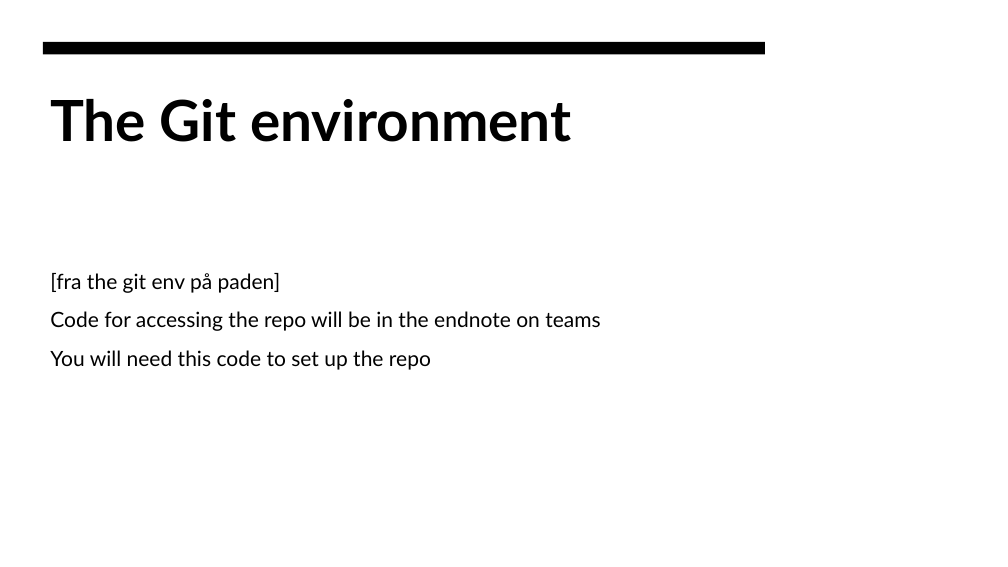
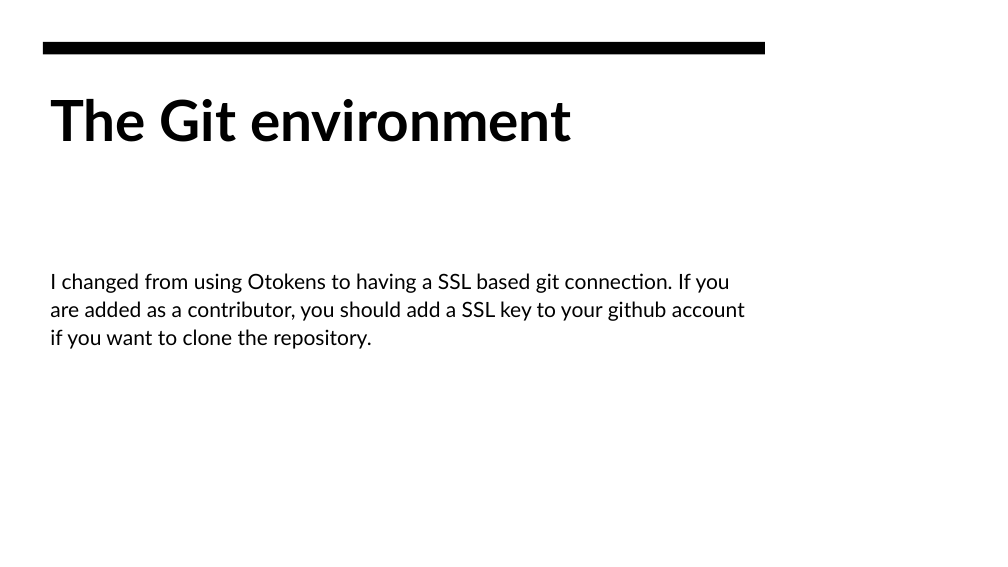
Before and after one commit to sjurmsc/MSC2023, a slide deck: slide 3 of Meeting Presentations/06.10.2022_General_meeting.pptx. Drawn at 1008x567 pixels with LibreOffice and Linux fonts; fonts in the diff are those of the drawing. Boxes give left, top, right and bottom in pixels: in the first picture for what was removed or moved away, otherwise in the second. Text is boxed around its words. In the diff, an @@ line names an element or a change of style, - is before the commit and + after.

```diff
--- a/Meeting Presentations/06.10.2022_General_meeting.pptx
+++ b/Meeting Presentations/06.10.2022_General_meeting.pptx
@@ text at bbox=[50, 273, 745, 349]: text changed @@
-[fra the git env på paden]
-Code for accessing the repo will be in the endnote on teams
-You will need this code to set up the repo
+I changed from using Otokens to having a SSL based git connection. If you are added as a contributor, you should add a SSL key to your github account if you want to clone the repository.
```
Also in this commit, not shown: 2 slides added, 8 other files.
